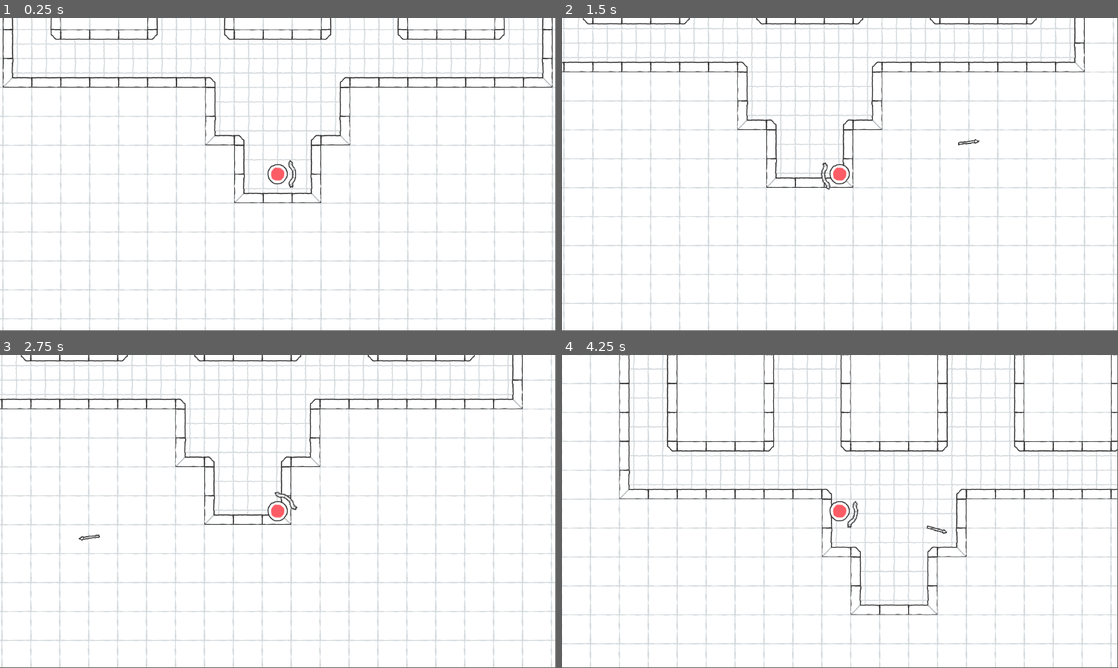
Above: before the commit, frames 1-4 (two rows, left to right).
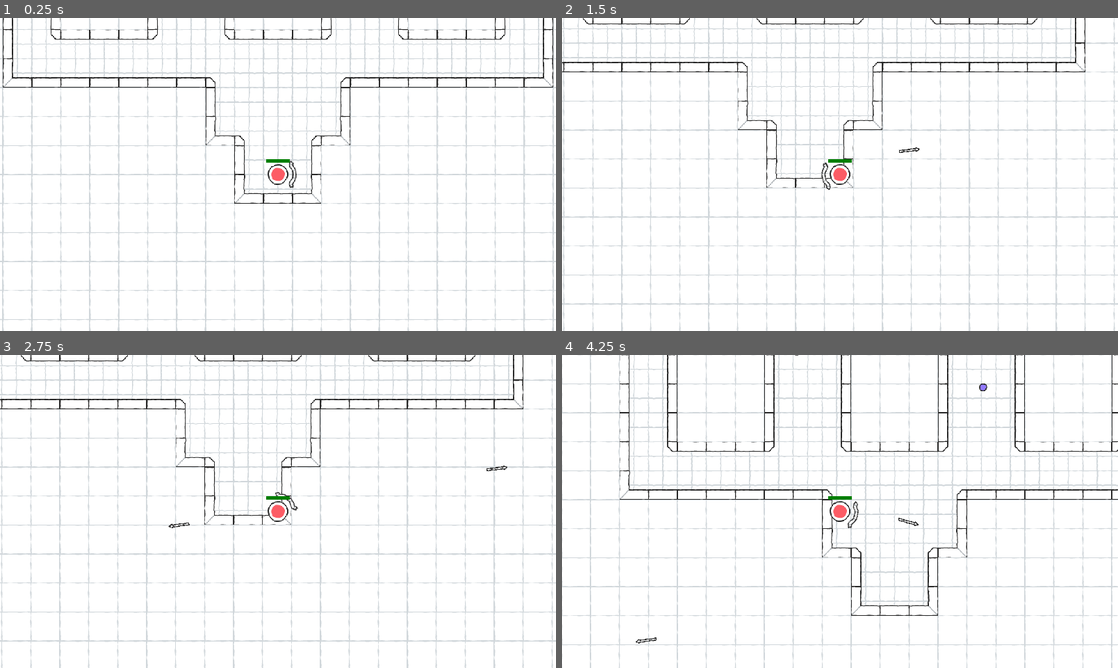
Above: after the commit, the same moments.

Repository: la-game/la-bh
Game: Godot game, scene res://src/game/maps/map_00.tscn
Two runs of this game, one before a commit and one after it. Both use one fixed random seed, a clock stepped at 60 frames per second and the inputs below. This scene is started directly instead of the project's main scene.
Inputs (mouse positions are in pixels of both pictures, inside the frame that each line leads up to):
- Up to frame 1 (0.25 s): no input
- Up to frame 2 (1.5 s): tap Enter at 0.5 s; move the mouse to (962, 158) at 0.52 s; hold D (move_right) 0.53-1.28 s; move the mouse to (728, 190) at 1.27 s; hold S (move_down) from 1.28 s (still down)
- Up to frame 3 (2.75 s): move the mouse to (333, 442) at 2.02 s; release S (move_down) at 2.03 s; hold D (move_right) from 2.03 s (still down)
- Up to frame 4 (4.25 s): move the mouse to (812, 574) at 2.77 s; release D (move_right) at 2.78 s; hold W (move_up) 2.78-3.53 s; move the mouse to (1006, 558) at 3.52 s; hold A (move_left) from 3.53 s (still down)
In our replay, the window is 799x449 before the commit and 800x450 after it. These sizes can differ from the game's own. Grey fills any space a smaller window leaves; there, only what the larger window draws over its background counts as a difference.

The runs differ from the first frame. In frame 1, 5.4% of the frame differs, in the area x 0-100%, y 0-100%; in frame 2, 4.5%; in frame 3, 4.5%; in frame 4, 9.1%.

Commit message:
Enemies and Players receive damage

Diff:
--- a/project.godot
+++ b/project.godot
@@ -14,6 +14,10 @@
 run/main_scene="res://src/screens/main/main.tscn"
 config/features=PackedStringArray("4.2", "GL Compatibility")
 config/icon="res://icon.svg"
+
+[display]
+
+window/stretch/mode="canvas_items"
 
 [file_customization]
 
--- /dev/null
+++ b/src/components/enemy_attack_area/enemy_attack_area.gd
@@ -0,0 +1,12 @@
+class_name EnemyAttackArea
+extends Area2D
+
+
+@export var attack: StatusAttack
+
+@export var timer: Timer
+
+
+func _on_timer_timeout() -> void:
+	for hitbox: Hitbox in get_overlapping_areas():
+		hitbox.damage(attack.value)
--- /dev/null
+++ b/src/components/enemy_attack_area/enemy_attack_area.tscn
@@ -0,0 +1,14 @@
+[gd_scene load_steps=2 format=3 uid="uid://ba11i1rngc1e8"]
+
+[ext_resource type="Script" path="res://src/components/enemy_attack_area/enemy_attack_area.gd" id="1_gywfp"]
+
+[node name="EnemyAttackArea" type="Area2D" node_paths=PackedStringArray("timer")]
+collision_layer = 0
+collision_mask = 2
+script = ExtResource("1_gywfp")
+timer = NodePath("Timer")
+
+[node name="Timer" type="Timer" parent="."]
+autostart = true
+
+[connection signal="timeout" from="Timer" to="." method="_on_timer_timeout"]
--- a/src/components/enemy_navigation/enemy_navigation.gd
+++ b/src/components/enemy_navigation/enemy_navigation.gd
@@ -3,9 +3,9 @@
 extends NavigationAgent2D
 
 
-@export var enemy: CharacterBody2D
+@export var enemy: Enemy
 
-@export var player: Player
+var player: Player
 
 
 func _ready() -> void:
@@ -19,12 +19,12 @@
 	target_position = player.global_position
 
 	var direction = enemy.global_position.direction_to(get_next_path_position())
-	enemy.velocity = direction # TODO: * enemy.speed.current
+	enemy.velocity = direction * enemy.speed.value
 	enemy.move_and_slide()
 
 
 ## Attempt to target the player if is closer than previous player.
-func target_it(player2: CharacterBody2D) -> void:
+func target_it(player2: Player) -> void:
 	if not player:
 		player = player2
 		return
--- a/src/components/hitbox/hitbox.gd
+++ b/src/components/hitbox/hitbox.gd
@@ -6,5 +6,13 @@
 @export var health: StatusHealth
 
 
+## Damage but this is only calculated on the host.
+## [br][br]
+## This means that the client could see a bullet hitting an enemy and
+## disappearing but not doing damage.[br]
+## Exactly the same must happen in the host for the damage occurs.
 func damage(value: float) -> void:
+	if not is_multiplayer_authority():
+		return
+
 	health.damage(value)
--- a/src/components/hitbox/hitbox.tscn
+++ b/src/components/hitbox/hitbox.tscn
@@ -3,4 +3,6 @@
 [ext_resource type="Script" path="res://src/components/hitbox/hitbox.gd" id="1_it5rn"]
 
 [node name="Hitbox" type="Area2D"]
+collision_layer = 0
+collision_mask = 0
 script = ExtResource("1_it5rn")
--- a/src/components/status_health/status_health.gd
+++ b/src/components/status_health/status_health.gd
@@ -37,7 +37,18 @@
 
 ## Damage health but goes through shields before.
 func damage(v: float) -> void:
-	pass
+	# Damaging shields.
+	for shield: StatusShield in get_children():
+		var exceed = shield.damage(v)
+		update_shield_bar()
+
+		if exceed == 0:
+			return
+
+		v = exceed
+
+	# Damaging health.
+	value -= v
 
 
 ## Add shield to be processed before health.
--- a/src/game/enemies/enemy.gd
+++ b/src/game/enemies/enemy.gd
@@ -2,11 +2,16 @@
 extends CharacterBody2D
 
 
-## Damage the enemy but this is only calculated on the host.
-## [br][br]
-## This means that the client could see a bullet hitting the enemy and
-## disappearing but not doing damage. Exactly the same must happen in the
-## host for the damage occurs.
-func damage(v: float) -> void:
-	if not is_multiplayer_authority():
-		return
+@export var health: StatusHealth
+
+@export var speed: StatusSpeed
+
+@export var attack: StatusAttack
+
+@export var navigation: EnemyNavigation
+
+@export var hitbox: Hitbox
+
+
+func _ready() -> void:
+	health.reached_zero.connect(queue_free)
--- /dev/null
+++ b/src/game/enemies/enemy_00/enemy_00.gd
@@ -0,0 +1 @@
+extends Enemy
--- /dev/null
+++ b/src/game/enemies/enemy_00/enemy_00.tscn
@@ -0,0 +1,66 @@
+[gd_scene load_steps=13 format=3 uid="uid://b6nimnv4o3gl0"]
+
+[ext_resource type="Texture2D" uid="uid://c8efvrd65icch" path="res://assets/enemy.tres" id="1_t72iu"]
+[ext_resource type="Script" path="res://src/game/enemies/enemy_00/enemy_00.gd" id="1_xa48n"]
+[ext_resource type="PackedScene" uid="uid://bgyu827rfph6j" path="res://src/components/hitbox/hitbox.tscn" id="2_g3vrq"]
+[ext_resource type="PackedScene" uid="uid://dpivq7t6c8f87" path="res://src/components/status_health/status_health.tscn" id="3_4af8a"]
+[ext_resource type="PackedScene" uid="uid://bb3ppamhukbxp" path="res://src/components/status_speed/status_speed.tscn" id="4_d1bod"]
+[ext_resource type="PackedScene" uid="uid://c0ri4ancwrl1j" path="res://src/components/status_attack/status_attack.tscn" id="5_6kp7y"]
+[ext_resource type="PackedScene" uid="uid://cnu41lrbdjx06" path="res://src/components/enemy_navigation/enemy_navigation.tscn" id="5_nf2ws"]
+[ext_resource type="PackedScene" uid="uid://ba11i1rngc1e8" path="res://src/components/enemy_attack_area/enemy_attack_area.tscn" id="8_wckdl"]
+
+[sub_resource type="CircleShape2D" id="CircleShape2D_tfajm"]
+radius = 5.0
+
+[sub_resource type="CircleShape2D" id="CircleShape2D_goaog"]
+
+[sub_resource type="CircleShape2D" id="CircleShape2D_g52ex"]
+radius = 5.0
+
+[sub_resource type="SceneReplicationConfig" id="SceneReplicationConfig_nx0dk"]
+properties/0/path = NodePath(".:position")
+properties/0/spawn = true
+properties/0/replication_mode = 1
+
+[node name="Enemy00" type="CharacterBody2D" node_paths=PackedStringArray("health", "speed", "attack", "navigation", "hitbox")]
+collision_layer = 0
+script = ExtResource("1_xa48n")
+health = NodePath("StatusHealth")
+speed = NodePath("StatusSpeed")
+attack = NodePath("StatusAttack")
+navigation = NodePath("EnemyNavigation")
+hitbox = NodePath("Hitbox")
+
+[node name="StatusHealth" parent="." instance=ExtResource("3_4af8a")]
+max_value = 1.0
+value = 1.0
+
+[node name="StatusSpeed" parent="." instance=ExtResource("4_d1bod")]
+value = 100.0
+
+[node name="StatusAttack" parent="." instance=ExtResource("5_6kp7y")]
+
+[node name="EnemyNavigation" parent="." node_paths=PackedStringArray("enemy") instance=ExtResource("5_nf2ws")]
+enemy = NodePath("..")
+
+[node name="Sprite2D" type="Sprite2D" parent="."]
+texture = ExtResource("1_t72iu")
+
+[node name="CollisionShape2D" type="CollisionShape2D" parent="."]
+shape = SubResource("CircleShape2D_tfajm")
+
+[node name="Hitbox" parent="." node_paths=PackedStringArray("health") instance=ExtResource("2_g3vrq")]
+collision_layer = 4
+health = NodePath("../StatusHealth")
+
+[node name="CollisionShape2D" type="CollisionShape2D" parent="Hitbox"]
+shape = SubResource("CircleShape2D_goaog")
+
+[node name="EnemyAttackArea" parent="." node_paths=PackedStringArray("attack") instance=ExtResource("8_wckdl")]
+attack = NodePath("../StatusAttack")
+
+[node name="CollisionShape2D" type="CollisionShape2D" parent="EnemyAttackArea"]
+shape = SubResource("CircleShape2D_g52ex")
+
+[node name="MultiplayerSynchronizer" type="MultiplayerSynchronizer" parent="."]
+replication_config = SubResource("SceneReplicationConfig_nx0dk")
--- a/src/game/maps/map.gd
+++ b/src/game/maps/map.gd
@@ -15,6 +15,8 @@
 
 @export var enemies: Node2D
 
+var enemies_group: Array[PackedScene] = EnemiesGroups.group_00
+
 
 func _ready() -> void:
 	spawn_player(multiplayer.get_unique_id())
@@ -26,6 +28,12 @@
 		enemy_spawn_timer.start()
 
 
+func _physics_process(delta: float) -> void:
+	if is_multiplayer_authority():
+		update_enemies_target()
+
+
+## Spawn a player for each connection in game.
 func spawn_player(peer: int) -> void:
 	var player: Player = PLAYER_SCENE.instantiate()
 	player.name = "Player" + str(peer)
@@ -34,6 +42,20 @@
 	player.global_position = player_spawn_position.global_position
 
 
+## Update enemies navigation target.[br][br]
+## NOTE: This may bring performance problems, explore others ideas
+## (using a timer, or update part of enemies, or update randomly, etc).
+func update_enemies_target() -> void:
+	for enemy: Enemy in enemies.get_children():
+		for player: Player in players.get_children():
+			enemy.navigation.target_it(player)
+
+
 func _on_enemy_spawn_timer_timeout() -> void:
 	var path_follow: PathFollow2D = PathPosition.get_random_path_follow(enemy_spawn_paths)
 	var spawn_position = PathPosition.get_random_position_in_path_follow(path_follow)
+	var enemy_scene: PackedScene = EnemiesGroups.random_enemy(enemies_group)
+	var enemy: Enemy = enemy_scene.instantiate()
+
+	enemies.add_child(enemy, true)
+	enemy.global_position = spawn_position
--- a/src/game/maps/map_00.tscn
+++ b/src/game/maps/map_00.tscn
@@ -91,6 +91,7 @@
 [node name="Enemies" type="Node2D" parent="."]
 
 [node name="EnemySpawner" type="MultiplayerSpawner" parent="."]
+_spawnable_scenes = PackedStringArray("res://src/game/enemies/enemy_00/enemy_00.tscn")
 spawn_path = NodePath("../Enemies")
 
 [connection signal="timeout" from="EnemySpawnTimer" to="." method="_on_enemy_spawn_timer_timeout"]
--- a/src/game/player/player.tscn
+++ b/src/game/player/player.tscn
@@ -19,7 +19,7 @@
 
 [sub_resource type="Gradient" id="Gradient_hjpoe"]
 offsets = PackedFloat32Array(0)
-colors = PackedColorArray(0, 0, 0, 0.498039)
+colors = PackedColorArray(0, 0, 0, 1)
 
 [sub_resource type="GradientTexture2D" id="GradientTexture2D_fjoho"]
 gradient = SubResource("Gradient_hjpoe")
@@ -28,7 +28,7 @@
 
 [sub_resource type="Gradient" id="Gradient_iwy63"]
 offsets = PackedFloat32Array(0)
-colors = PackedColorArray(0, 0.498039, 0, 0.498039)
+colors = PackedColorArray(0, 0.498039, 0, 1)
 
 [sub_resource type="GradientTexture2D" id="GradientTexture2D_38vvm"]
 gradient = SubResource("Gradient_iwy63")
@@ -37,7 +37,7 @@
 
 [sub_resource type="Gradient" id="Gradient_oshs1"]
 offsets = PackedFloat32Array(0.00591716)
-colors = PackedColorArray(0, 0.498039, 1, 0.498039)
+colors = PackedColorArray(0, 0.498039, 1, 1)
 
 [sub_resource type="GradientTexture2D" id="GradientTexture2D_030v6"]
 gradient = SubResource("Gradient_oshs1")
@@ -50,7 +50,7 @@
 properties/0/replication_mode = 1
 
 [node name="Player" type="CharacterBody2D" node_paths=PackedStringArray("health", "speed", "attack", "aim")]
-collision_layer = 2
+collision_layer = 0
 script = ExtResource("1_6ls87")
 health = NodePath("StatusHealth")
 speed = NodePath("StatusSpeed")
@@ -58,8 +58,8 @@
 aim = NodePath("PlayerAim")
 
 [node name="StatusHealth" parent="." node_paths=PackedStringArray("health_bar", "shield_bar") instance=ExtResource("1_5l3pl")]
-health_bar = NodePath("../CanvasLayer/HealthBar")
-shield_bar = NodePath("../CanvasLayer/ShieldBar")
+health_bar = NodePath("../HealthBar")
+shield_bar = NodePath("../ShieldBar")
 
 [node name="StatusSpeed" parent="." instance=ExtResource("2_eiwcd")]
 
@@ -80,6 +80,7 @@
 shape = SubResource("CircleShape2D_75ms6")
 
 [node name="Hitbox" parent="." node_paths=PackedStringArray("health") instance=ExtResource("5_gjx5p")]
+collision_layer = 2
 health = NodePath("../StatusHealth")
 
 [node name="CollisionShape2D" type="CollisionShape2D" parent="Hitbox"]
@@ -90,9 +91,7 @@
 [node name="Bow" parent="Weapons" node_paths=PackedStringArray("player") instance=ExtResource("10_31isi")]
 player = NodePath("../..")
 
-[node name="CanvasLayer" type="CanvasLayer" parent="."]
-
-[node name="HealthBar" type="TextureProgressBar" parent="CanvasLayer"]
+[node name="HealthBar" type="TextureProgressBar" parent="."]
 offset_left = -24.0
 offset_top = -32.0
 offset_right = 24.0
@@ -101,7 +100,7 @@
 texture_under = SubResource("GradientTexture2D_fjoho")
 texture_progress = SubResource("GradientTexture2D_38vvm")
 
-[node name="ShieldBar" type="TextureProgressBar" parent="CanvasLayer"]
+[node name="ShieldBar" type="TextureProgressBar" parent="."]
 offset_left = -24.0
 offset_top = -32.0
 offset_right = 24.0
--- a/src/game/weapons/arrow/arrow.gd
+++ b/src/game/weapons/arrow/arrow.gd
@@ -1,26 +1,24 @@
 extends Weapon
 
-
-@export var damage: float = 1
 
 var hits_left: int = 1
 
 
 func _physics_process(delta: float) -> void:
-	position += transform.x * 500 * delta
+	position += transform.x * speed.value * delta
 
 
-func _on_body_entered(body: Node2D) -> void:
+func _on_area_entered(area: Area2D) -> void:
 	# In case hit two or more enemies at same time.
 	if hits_left <= 0:
 		return
 
 	# Better safe than sorry.
-	if not body is Enemy:
+	if not area is Hitbox:
 		return
 
-	var enemy: Enemy = body as Enemy
-	enemy.damage(damage)
+	var enemy: Hitbox = area as Hitbox
+	enemy.damage(attack.value)
 	hits_left -= 1
 
 	if hits_left <= 0:
--- a/src/game/weapons/arrow/arrow.tscn
+++ b/src/game/weapons/arrow/arrow.tscn
@@ -1,16 +1,24 @@
-[gd_scene load_steps=4 format=3 uid="uid://cn0kdl3euwvdy"]
+[gd_scene load_steps=6 format=3 uid="uid://cn0kdl3euwvdy"]
 
 [ext_resource type="Script" path="res://src/game/weapons/arrow/arrow.gd" id="1_q5nec"]
 [ext_resource type="Texture2D" uid="uid://78uxo3ido0hv" path="res://assets/arrow.tres" id="2_iqkto"]
+[ext_resource type="PackedScene" uid="uid://c0ri4ancwrl1j" path="res://src/components/status_attack/status_attack.tscn" id="2_psrap"]
+[ext_resource type="PackedScene" uid="uid://bb3ppamhukbxp" path="res://src/components/status_speed/status_speed.tscn" id="3_0lsvn"]
 
 [sub_resource type="RectangleShape2D" id="RectangleShape2D_nocs6"]
 size = Vector2(40, 10)
 
-[node name="Arrow" type="Area2D"]
+[node name="Arrow" type="Area2D" node_paths=PackedStringArray("speed", "attack")]
 top_level = true
 collision_layer = 8
 collision_mask = 4
 script = ExtResource("1_q5nec")
+speed = NodePath("StatusSpeed")
+attack = NodePath("StatusAttack")
+
+[node name="StatusSpeed" parent="." instance=ExtResource("3_0lsvn")]
+
+[node name="StatusAttack" parent="." instance=ExtResource("2_psrap")]
 
 [node name="Sprite2D" type="Sprite2D" parent="."]
 position = Vector2(20, 0)
@@ -25,5 +33,5 @@
 wait_time = 3.0
 autostart = true
 
-[connection signal="body_entered" from="." to="." method="_on_body_entered"]
+[connection signal="area_entered" from="." to="." method="_on_area_entered"]
 [connection signal="timeout" from="Timer" to="." method="_on_timer_timeout"]
--- a/src/game/weapons/bow/bow.tscn
+++ b/src/game/weapons/bow/bow.tscn
@@ -1,15 +1,24 @@
-[gd_scene load_steps=4 format=3 uid="uid://1wtwkvoqrufg"]
+[gd_scene load_steps=6 format=3 uid="uid://1wtwkvoqrufg"]
 
 [ext_resource type="Texture2D" uid="uid://ettk6e82k7fv" path="res://assets/bow.tres" id="1_a4mw6"]
 [ext_resource type="Script" path="res://src/game/weapons/bow/bow.gd" id="1_cvuk1"]
+[ext_resource type="PackedScene" uid="uid://bb3ppamhukbxp" path="res://src/components/status_speed/status_speed.tscn" id="2_hgq4o"]
+[ext_resource type="PackedScene" uid="uid://c0ri4ancwrl1j" path="res://src/components/status_attack/status_attack.tscn" id="3_5mwys"]
 
 [sub_resource type="RectangleShape2D" id="RectangleShape2D_8uiqp"]
 size = Vector2(20, 60)
 
-[node name="Bow" type="Area2D"]
+[node name="Bow" type="Area2D" node_paths=PackedStringArray("speed", "attack")]
 collision_layer = 0
 collision_mask = 0
 script = ExtResource("1_cvuk1")
+speed = NodePath("StatusSpeed")
+attack = NodePath("StatusAttack")
+
+[node name="StatusSpeed" parent="." instance=ExtResource("2_hgq4o")]
+
+[node name="StatusAttack" parent="." instance=ExtResource("3_5mwys")]
+value = 0.0
 
 [node name="Sprite2D" type="Sprite2D" parent="."]
 position = Vector2(30, 0)
--- a/src/game/weapons/weapon.gd
+++ b/src/game/weapons/weapon.gd
@@ -4,3 +4,7 @@
 
 
 @export var player: Player
+
+@export var speed: StatusSpeed
+
+@export var attack: StatusAttack
--- /dev/null
+++ b/src/statics/enemies_groups.gd
@@ -0,0 +1,13 @@
+class_name EnemiesGroups
+extends Node
+
+
+const group_00: Array[PackedScene] = [
+	preload("res://src/game/enemies/enemy_00/enemy_00.tscn")
+]
+
+static var rng: RandomNumberGenerator = RandomNumberGenerator.new()
+
+
+static func random_enemy(group: Array[PackedScene]) -> PackedScene:
+	return group[randi_range(0, group.size() - 1)]
